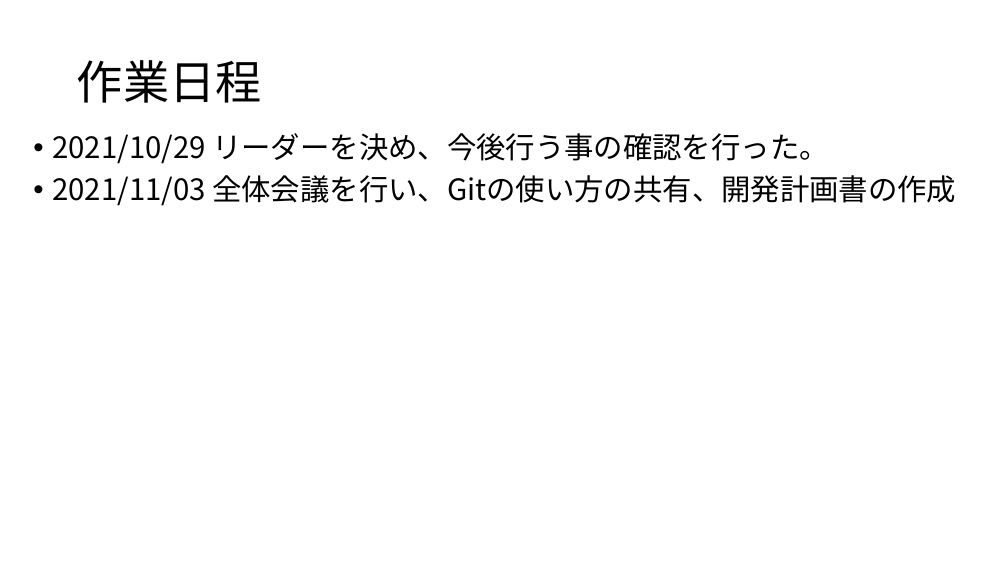
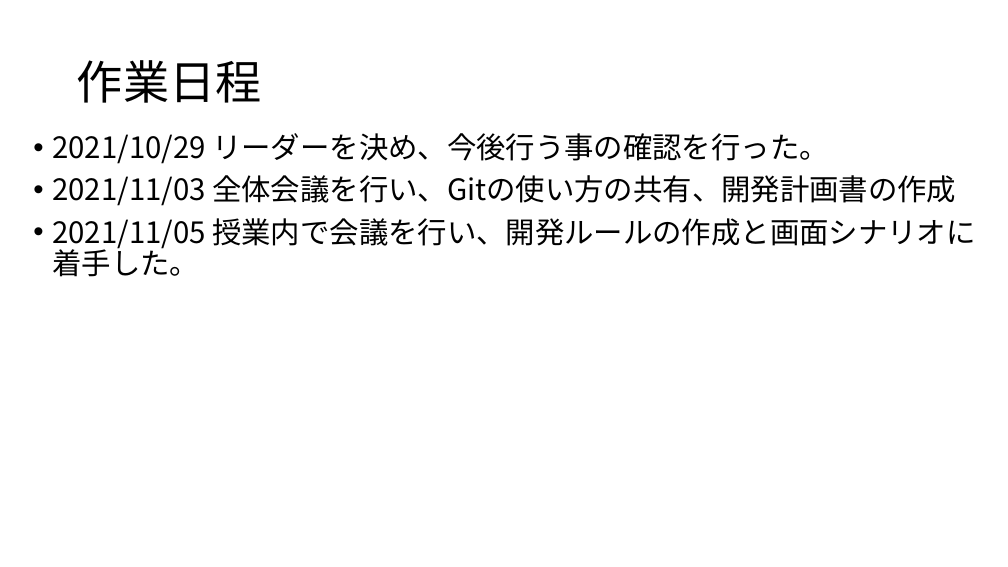
Before and after one commit to hatosableSAN/KTaNE-Expertingweb, a slide deck: slide 2 of docs/progress/group_progress/20211103グループ進捗報告.pptx. Drawn at 1008x567 pixels with LibreOffice and Linux fonts; fonts in the diff are those of the drawing. Boxes give left, top, right and bottom in pixels: in the first picture for what was removed or moved away, otherwise in the second. Text is boxed around its words. In the diff, an @@ line names an element or a change of style, - is before the commit and + after.

Commit message:
update:進捗報告書に本日の内容を追記しました

```diff
--- a/docs/progress/group_progress/20211103グループ進捗報告.pptx
+++ b/docs/progress/group_progress/20211103グループ進捗報告.pptx
@@ text at [52, 218, 975, 277]: paragraph added @@
+• 2021/11/05 授業内で会議を行い、開発ルールの作成と画面シナリオに着手した。
```
Also in this commit, not shown: 2 other slides changed.
